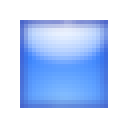
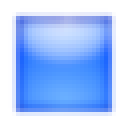
Layered file, before and after one edit (128x128). Changes by layer:
renamed "table-station-stop-play.png" to "toolbar-station-stop.png", painted on it over [12, 12, 116, 116]
